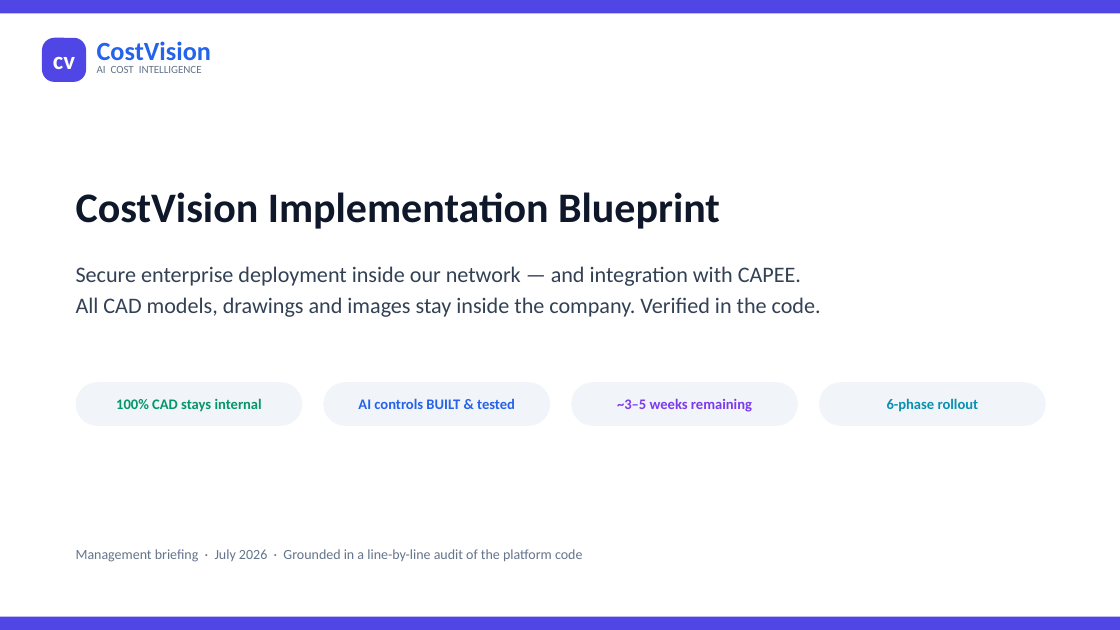
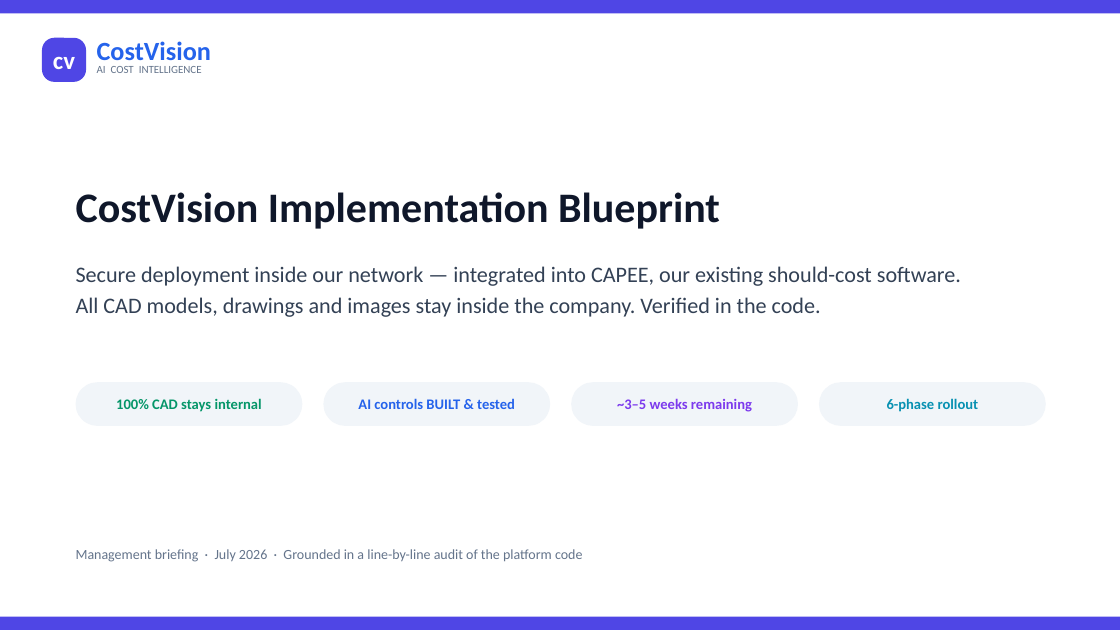
Before and after one commit to bhosaleavinash546/leamington-marathi, a slide deck: slide 1 of CostVision-Implementation-Blueprint.pptx. Drawn at 1120x630 pixels with LibreOffice and Linux fonts; fonts in the diff are those of the drawing. Boxes give left, top, right and bottom in pixels: in the first picture for what was removed or moved away, otherwise in the second. Text is boxed around its words. In the diff, an @@ line names an element or a change of style, - is before the commit and + after.

```diff
--- a/CostVision-Implementation-Blueprint.pptx
+++ b/CostVision-Implementation-Blueprint.pptx
@@ text at <box>76,266,961,286</box>: text changed @@
-Secure enterprise deployment inside our network — and integration with CAPEE.
+Secure deployment inside our network — integrated into CAPEE, our existing should-cost software.
```
Also in this commit, not shown: 3 other slides changed, 2 other files.
